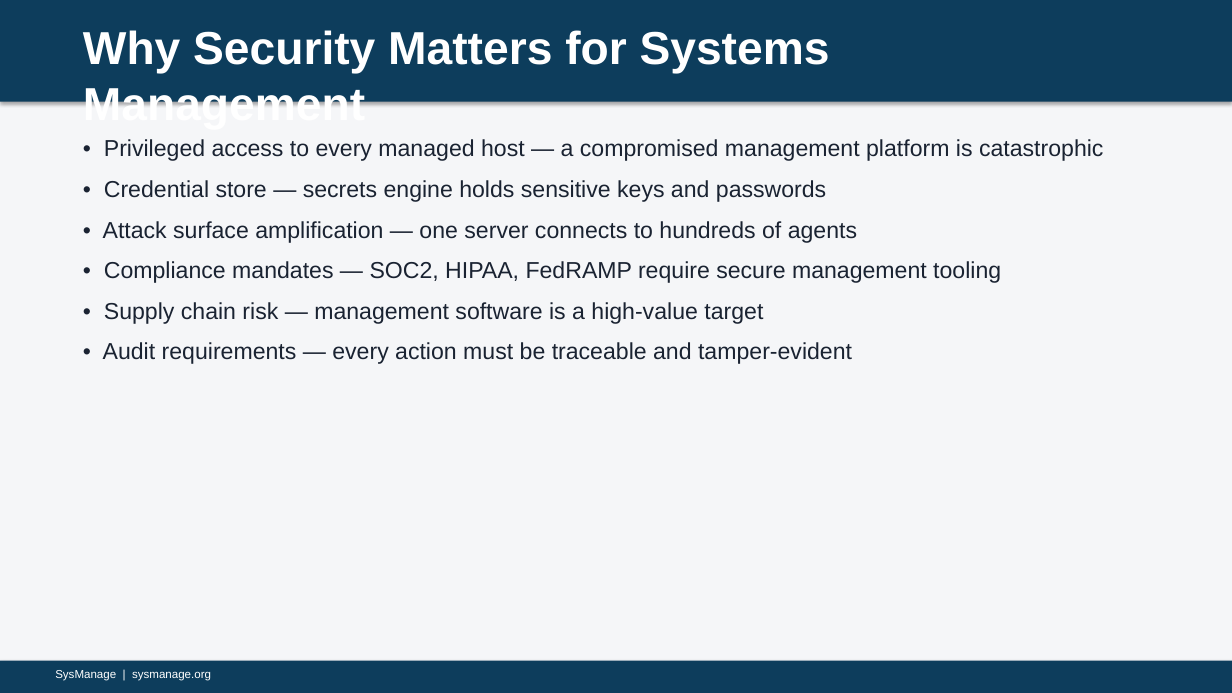
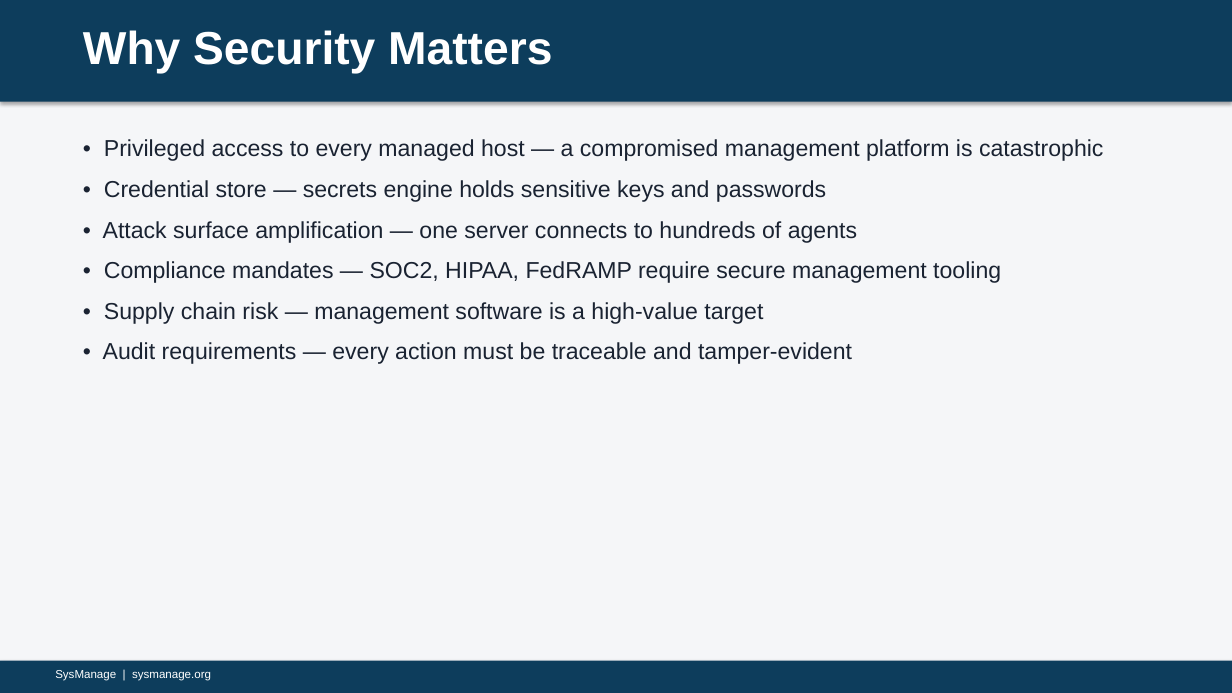
Before and after one commit to bceverly/sysmanage-docs, a slide deck: slide 18 of Presentations/SysManage.pptx. Drawn at 1232x693 pixels with LibreOffice and Linux fonts; fonts in the diff are those of the drawing. Boxes give left, top, right and bottom in pixels: in the first picture for what was removed or moved away, otherwise in the second. Text is boxed around its words. In the diff, an @@ line names an element or a change of style, - is before the commit and + after.

```diff
--- a/Presentations/SysManage.pptx
+++ b/Presentations/SysManage.pptx
@@ text at [83, 30, 552, 74]: text changed @@
-Why Security Matters for Systems Management
+Why Security Matters
```
Also in this commit, not shown: 9 other slides changed, 1 other file.
